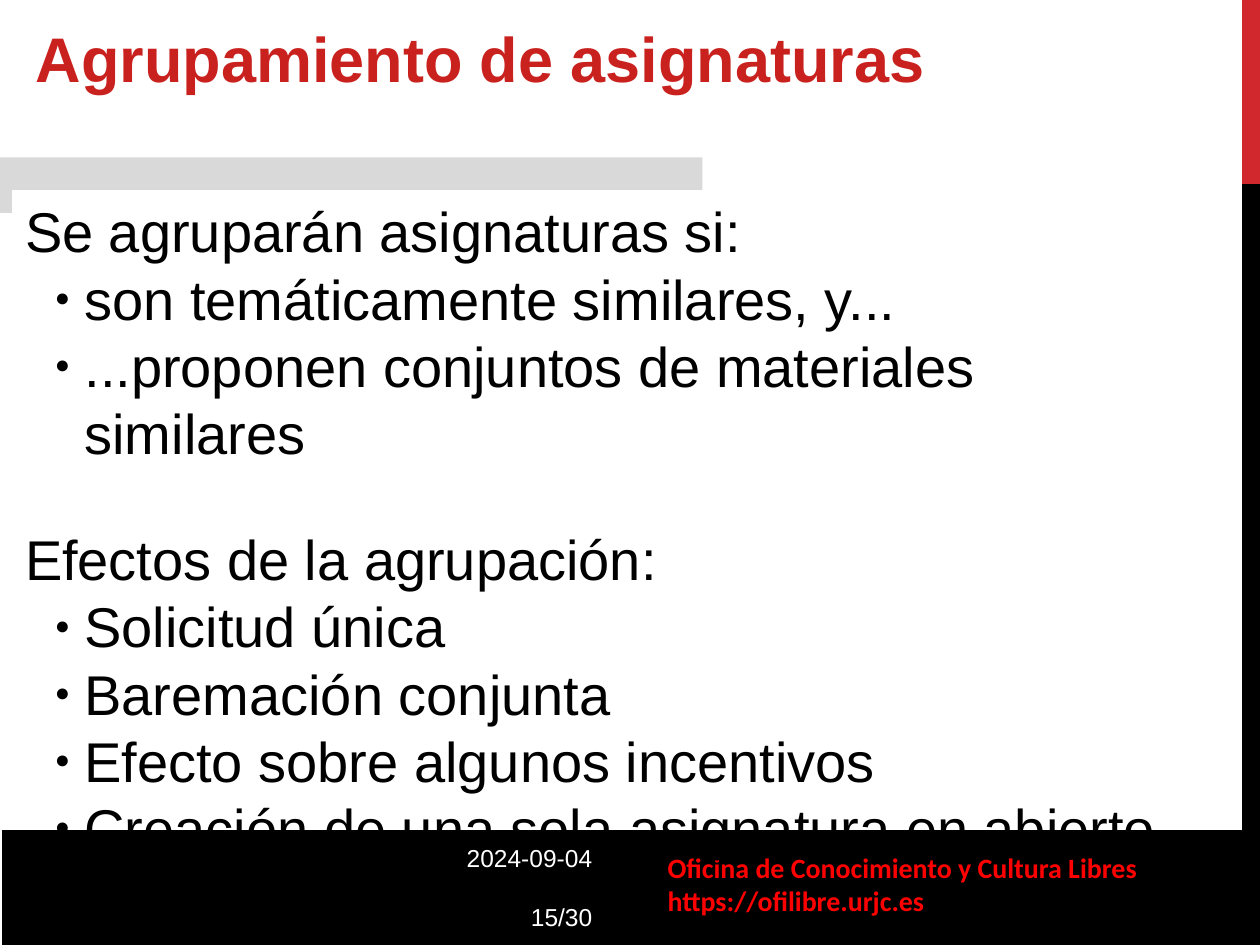
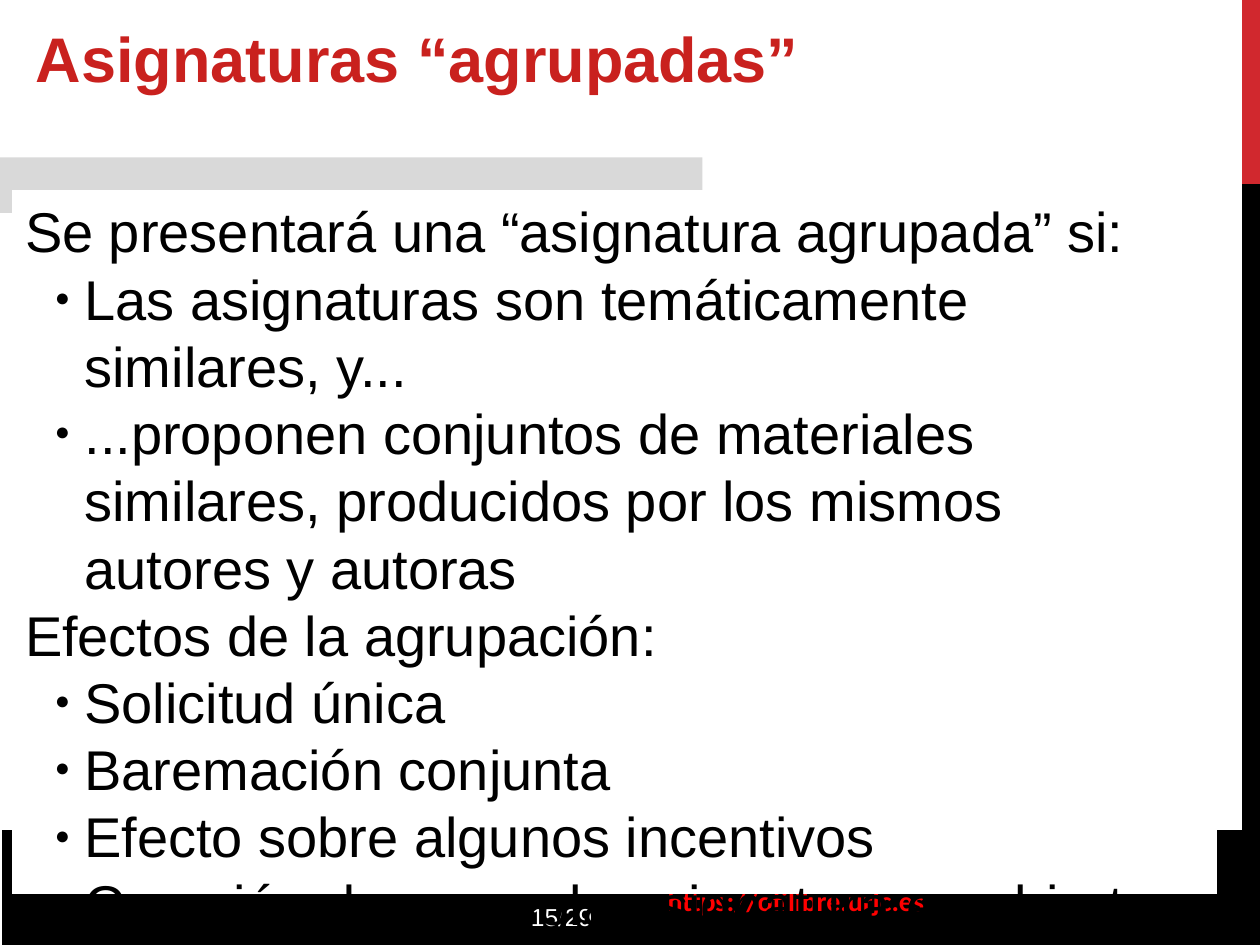
Before and after one commit to roberto-red/ofilibre, a slide deck: slide 15 of static/transpas/convocatoria-asignaturas-abierto/Convocatoria_Asignaturas_Abierto.odp. Drawn at 1260x945 pixels with LibreOffice and Linux fonts; fonts in the diff are those of the drawing; background and template pictures are left out. Boxes give left, top, right and bottom in pixels: in the first picture for what was removed or moved away, otherwise in the second. Text is boxed around its words. In the diff, an @@ line names an element or a change of style, - is before the commit and + after.

```diff
--- a/static/transpas/convocatoria-asignaturas-abierto/Convocatoria_Asignaturas_Abierto.odp
+++ b/static/transpas/convocatoria-asignaturas-abierto/Convocatoria_Asignaturas_Abierto.odp
@@ text at [36, 36, 798, 93]: text changed @@
-Agrupamiento de asignaturas
+Asignaturas “agrupadas”
@@ rectangle "Se presentará una “asignatura agrupada” ...": place and size @@
-rectangle "Se presentará una “asignatura agrupada” ..." at [13, 190, 1216, 823]
+rectangle "Se presentará una “asignatura agrupada” ..." at [13, 190, 1216, 893]
@@ text in rectangle at [25, 210, 1123, 599]: text changed @@
-Se agruparán asignaturas si:
-  ● son temáticamente similares, y...
-  ● ...proponen conjuntos de materiales similares
+Se presentará una “asignatura agrupada” si:
+  ● Las asignaturas son temáticamente similares, y...
+  ● ...proponen conjuntos de materiales similares, producidos por los mismos autores y autoras
@@ text at [467, 848, 592, 927]: text changed @@
-2024-09-04
-15/30
+2025-06-03
+15/29
```
Also in this commit, not shown: 18 other slides changed, 1 slide removed, 1 other file.
